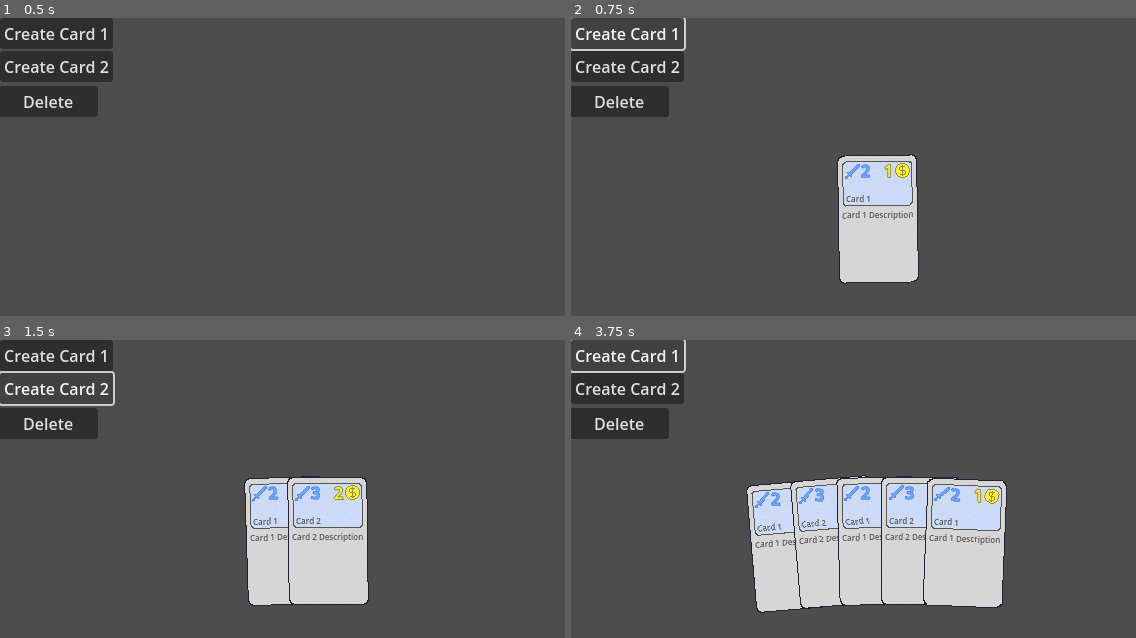
Above: before the commit, frames 1-4 (two rows, left to right).
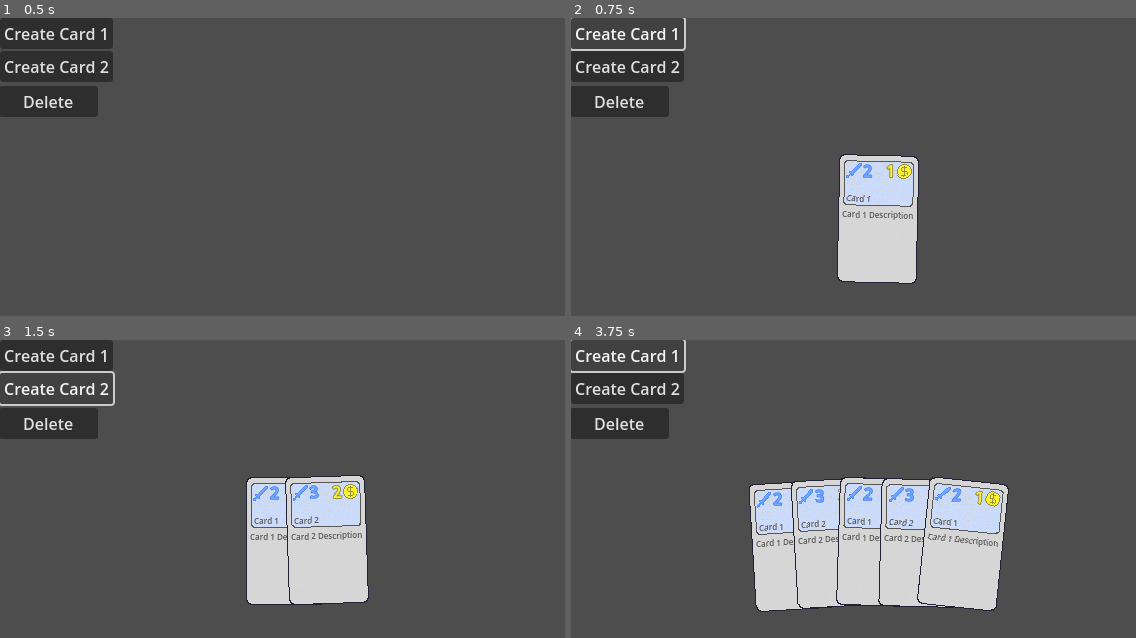
Above: after the commit, the same moments.

Repository: zcbntr/bucinum
Game: Godot game, scene res://scenes/deck_and_hand.tscn
The game is run twice, just before and just after one commit, with the same random seed, the same clock (stepped at 60 frames per second) and the same inputs.
Inputs:
- Up to frame 1 (0.5 s): no input
- Up to frame 2 (0.75 s): click "Create Card 1" at 0.5 s
- Up to frame 3 (1.5 s): click "Create Card 2" at 1.25 s
- Up to frame 4 (3.75 s): click "Create Card 1" at 2 s; click "Create Card 2" at 2.75 s; click "Create Card 1" at 3.5 s

Frame 1 is identical in both runs. In frame 2, 1.0% of the frame differs, in the area x 47-62%, y 45-90%; in frame 3, 2.0%; in frame 4, 4.3%, in the area x 30-78%, y 45-92%.

Commit message:
Bug fixes

Diff:
--- a/scripts/hand.gd
+++ b/scripts/hand.gd
@@ -1,7 +1,9 @@
 @tool
 class_name Hand extends Node2D
 
-const ROT_VAR: int = 4
+const ROT_VAR: int = 6
+const X_VAR: int = 5
+const Y_VAR: int = 5
 
 @export var hand_radius: int = 1000
 # Cards only spread in 20 degree arc
@@ -21,7 +23,7 @@
 	add_child(_card)
 	_card.mouse_entered.connect(_handle_card_touched)
 	_card.mouse_exited.connect(_handle_card_untouched)
-	reposition_cards()
+	fan_cards()
 
 # Remove card by index from hand, positionally sort cards
 func remove_card(_index: int) -> Card:
@@ -37,7 +39,7 @@
 
 	hand.remove_at(_index)
 	remove_child(removing_card)
-	reposition_cards()
+	fan_cards()
 
 	removing_card.queue_free()
 	return removing_card
@@ -51,8 +53,8 @@
 
 	return removing_cards
 
-# Positionally sort cards
-func reposition_cards():
+# Fan cards
+func fan_cards():
 	var card_spread = min(angle_limit / hand.size(), max_card_spread_angle)
 	var current_angle = -(card_spread * hand.size() - 1) / 2 - 90
 
@@ -68,11 +70,17 @@
 	return Vector2(int(x), int(y))
 
 func _update_card_transform(card: Card, _angle_in_deg: float):
-	card.set_position(get_card_position(_angle_in_deg))
+#	Random variation
+	var rng = RandomNumberGenerator.new()
+	var x_offset = rng.randf_range(-0.5 * X_VAR, 0.5 * X_VAR)
+	var y_offset = rng.randf_range(-0.5 * Y_VAR, 0.5 * Y_VAR)
+	var rot_offset = rng.randf_range(-0.5 * ROT_VAR, 0.5 * ROT_VAR)
+
+	card.set_position(get_card_position(_angle_in_deg) + Vector2(int(x_offset), int(y_offset)))
 
 	#	Add some random variantion
-	var rng = RandomNumberGenerator.new()
-	card.set_rotation(deg_to_rad(_angle_in_deg + 90 + rng.randf_range(-0.5 * ROT_VAR, 0.5 * ROT_VAR)))
+
+	card.set_rotation(deg_to_rad(_angle_in_deg + 90 + rot_offset))
 
 func _handle_card_touched(_card: Card) -> void:
 	cards_touched.push_back(_card)
@@ -97,7 +105,7 @@
 			if (cards_selected.find(card_clicked) == -1):
 				cards_selected.push_back(cards_touched[highest_touched_index])
 			else:
-				cards_selected.remove_at(highest_touched_index)
+				cards_selected.remove_at(cards_selected.find(card_clicked))
 
 # Called every frame. 'delta' is the elapsed time since the previous frame.
 func _process(delta: float) -> void:
